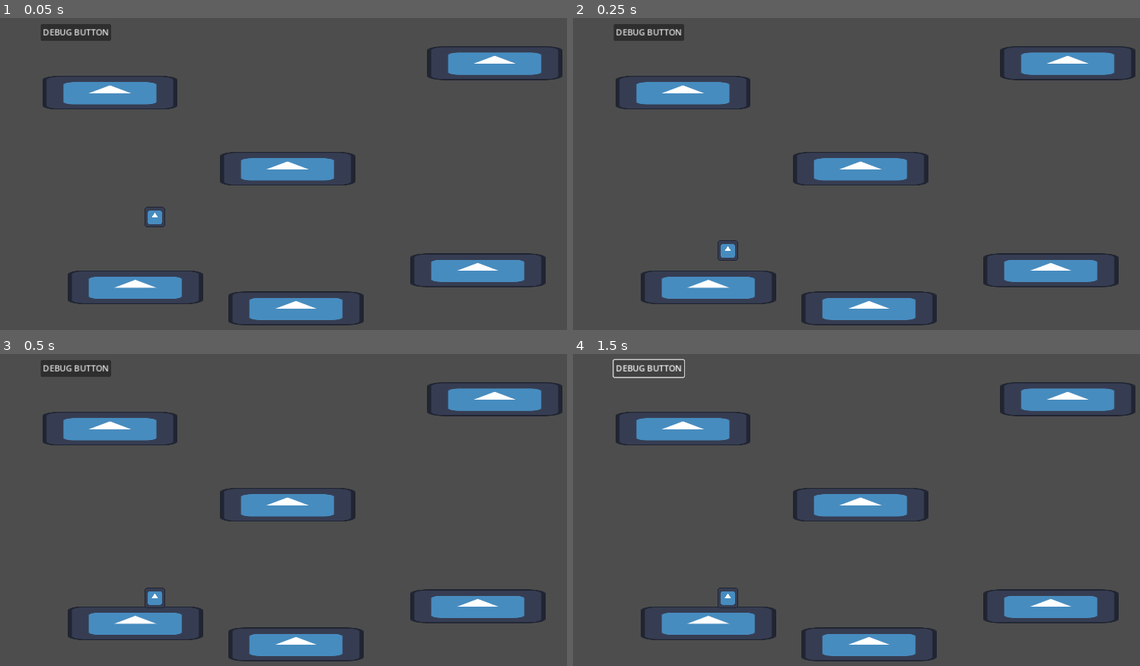
Above: before the commit, frames 1-4 (two rows, left to right).
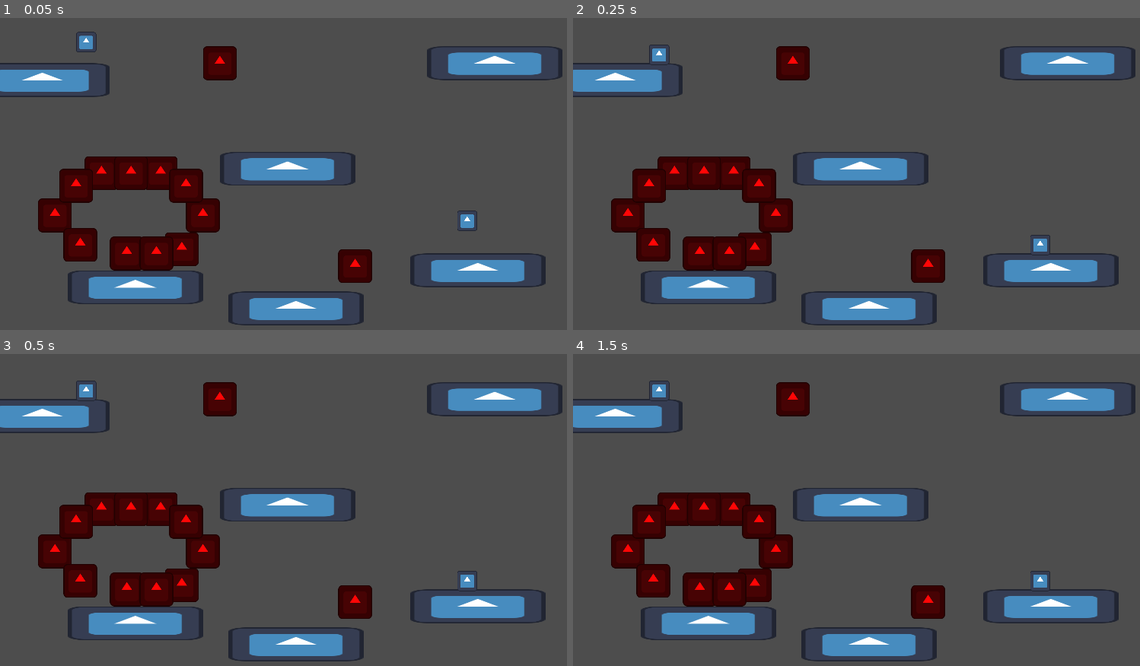
Above: after the commit, the same moments.

Repository: jaymehta-g/tx-jam-2023
Game: Godot game, scene res://game/game.tscn
Two runs of this game, one before a commit and one after it. Both use one fixed random seed, a clock stepped at 60 frames per second and the inputs below. The engine's default icon, where the game draws it, is replaced by a stand-in: a white triangle on a blue panel in a dark square.
Inputs (mouse positions are in pixels of both pictures, inside the frame that each line leads up to):
- Up to frame 1 (0.05 s): no input
- Up to frame 2 (0.25 s): no input
- Up to frame 3 (0.5 s): no input
- Up to frame 4 (1.5 s): click (646, 369) at 0.5 s, where only the run before the commit has a clickable "DEBUG BUTTON"; click (646, 369) at 1.25 s, where only the run before the commit has a clickable "DEBUG BUTTON"

The runs differ from the first frame. In frame 1, 11% of the frame differs, in the area x 0-85%, y 1-85%; in frame 2, 11%; in frame 3, 11%; in frame 4, 11%.

Commit message:
added bouncers to the levels

Diff:
--- /dev/null
+++ b/entity/bouncer/bouncer.gd
@@ -0,0 +1,14 @@
+extends Area2D
+
+@export var strength: float
+var durability = 3
+
+func _on_body_entered(body:Node2D) -> void:
+	if body is PlatformerController:
+		var player := body as PlatformerController
+		var bounce_dir = player.position - position
+		player.bounce(bounce_dir, strength)
+
+		durability -= 1
+		if durability <= 0:
+			queue_free()
--- /dev/null
+++ b/entity/bouncer/bouncer.tscn
@@ -0,0 +1,21 @@
+[gd_scene load_steps=4 format=3 uid="uid://chk8q1f37s86n"]
+
+[ext_resource type="Texture2D" uid="uid://g2wilstv4d8y" path="res://icon.svg" id="1_5xeia"]
+[ext_resource type="Script" path="res://entity/bouncer/bouncer.gd" id="1_bekp5"]
+
+[sub_resource type="CircleShape2D" id="CircleShape2D_ftbg2"]
+radius = 32.0
+
+[node name="Bouncer" type="Area2D"]
+collision_layer = 0
+script = ExtResource("1_bekp5")
+
+[node name="Sprite2D" type="Sprite2D" parent="."]
+modulate = Color(1, 0.0235294, 0.0235294, 1)
+scale = Vector2(0.5, 0.5)
+texture = ExtResource("1_5xeia")
+
+[node name="CollisionShape2D" type="CollisionShape2D" parent="."]
+shape = SubResource("CircleShape2D_ftbg2")
+
+[connection signal="body_entered" from="." to="." method="_on_body_entered"]
--- a/entity/player/input_maps_res.gd
+++ b/entity/player/input_maps_res.gd
@@ -2,6 +2,5 @@
 class_name InputMaps
 
 @export var up: StringName
-@export var down: StringName
 @export var left: StringName
 @export var right: StringName
--- a/entity/player/p1_input_maps.tres
+++ b/entity/player/p1_input_maps.tres
@@ -4,7 +4,6 @@
 
 [resource]
 script = ExtResource("1_nwuq3")
-up = &"ui_up"
-down = &"ui_down"
-left = &"ui_left"
-right = &"ui_right"
+up = &"p2_up"
+left = &"p2_left"
+right = &"p2_right"
--- /dev/null
+++ b/entity/player/p2_input_maps.tres
@@ -0,0 +1,9 @@
+[gd_resource type="Resource" script_class="InputMaps" load_steps=2 format=3 uid="uid://dtthxkh2jghv6"]
+
+[ext_resource type="Script" path="res://entity/player/input_maps_res.gd" id="1_evkc8"]
+
+[resource]
+script = ExtResource("1_evkc8")
+up = &"p1_up"
+left = &"p1_left"
+right = &"p1_right"
--- a/entity/player/platform_controller.gd
+++ b/entity/player/platform_controller.gd
@@ -35,7 +35,6 @@
 
 	if bounced and absf(velocity.x) < stats.move_speed * 0.1: # arbitrary condition
 		bounced = false
-		print_debug("endbounce fx by vx")
 	if bounced:
 		velocity.x -= velocity.x * 0.5 * delta
 	move_and_slide()
--- a/entity/player/player.tscn
+++ b/entity/player/player.tscn
@@ -9,6 +9,7 @@
 size = Vector2(32, 32)
 
 [node name="Player" type="CharacterBody2D"]
+collision_mask = 2
 script = ExtResource("1_30o1a")
 stats = ExtResource("2_mwk7j")
 input_maps = ExtResource("3_2q286")
--- a/game/game.tscn
+++ b/game/game.tscn
@@ -1,8 +1,9 @@
-[gd_scene load_steps=4 format=3 uid="uid://b1tlouttff55g"]
+[gd_scene load_steps=5 format=3 uid="uid://b1tlouttff55g"]
 
 [ext_resource type="Script" path="res://game/game.gd" id="1_b50ab"]
 [ext_resource type="PackedScene" uid="uid://b3lxok7cs0aib" path="res://level/levels/proto level.tscn" id="2_kkwtj"]
 [ext_resource type="PackedScene" uid="uid://xtp5dguaero" path="res://entity/player/player.tscn" id="3_ato3j"]
+[ext_resource type="Resource" uid="uid://dtthxkh2jghv6" path="res://entity/player/p2_input_maps.tres" id="4_ly1pu"]
 
 [node name="Game" type="Node2D"]
 script = ExtResource("1_b50ab")
@@ -10,14 +11,8 @@
 [node name="Level" parent="." instance=ExtResource("2_kkwtj")]
 
 [node name="Player" parent="." instance=ExtResource("3_ato3j")]
-position = Vector2(293, 408)
+position = Vector2(163, 77)
 
-[node name="Button" type="Button" parent="."]
-offset_left = 77.0
-offset_top = 46.0
-offset_right = 210.0
-offset_bottom = 77.0
-text = "DEBUG BUTTON
-"
-
-[connection signal="pressed" from="Button" to="Player" method="debug_button"]
+[node name="Player2" parent="." instance=ExtResource("3_ato3j")]
+position = Vector2(884, 415)
+input_maps = ExtResource("4_ly1pu")
--- a/level/levels/proto level.tscn
+++ b/level/levels/proto level.tscn
@@ -1,6 +1,7 @@
-[gd_scene load_steps=2 format=3 uid="uid://b3lxok7cs0aib"]
+[gd_scene load_steps=3 format=3 uid="uid://b3lxok7cs0aib"]
 
 [ext_resource type="PackedScene" uid="uid://rbhefq5n7iqt" path="res://level/objects/prototyping platform/proto platform.tscn" id="1_0iart"]
+[ext_resource type="PackedScene" uid="uid://chk8q1f37s86n" path="res://entity/bouncer/bouncer.tscn" id="2_xy0it"]
 
 [node name="Level" type="Node2D"]
 
@@ -17,7 +18,59 @@
 position = Vector2(544, 320)
 
 [node name="Platform5" parent="." instance=ExtResource("1_0iart")]
-position = Vector2(208, 176)
+position = Vector2(80, 152)
 
 [node name="Platform6" parent="." instance=ExtResource("1_0iart")]
 position = Vector2(936, 120)
+
+[node name="Bouncer" parent="." instance=ExtResource("2_xy0it")]
+position = Vector2(384, 408)
+strength = 1000.0
+
+[node name="Bouncer4" parent="." instance=ExtResource("2_xy0it")]
+position = Vector2(304, 328)
+strength = 1000.0
+
+[node name="Bouncer5" parent="." instance=ExtResource("2_xy0it")]
+position = Vector2(192, 328)
+strength = 1000.0
+
+[node name="Bouncer6" parent="." instance=ExtResource("2_xy0it")]
+position = Vector2(104, 408)
+strength = 1000.0
+
+[node name="Bouncer7" parent="." instance=ExtResource("2_xy0it")]
+position = Vector2(152, 464)
+strength = 1000.0
+
+[node name="Bouncer8" parent="." instance=ExtResource("2_xy0it")]
+position = Vector2(240, 480)
+strength = 1000.0
+
+[node name="Bouncer9" parent="." instance=ExtResource("2_xy0it")]
+position = Vector2(344, 472)
+strength = 1000.0
+
+[node name="Bouncer10" parent="." instance=ExtResource("2_xy0it")]
+position = Vector2(352, 352)
+strength = 1000.0
+
+[node name="Bouncer11" parent="." instance=ExtResource("2_xy0it")]
+position = Vector2(248, 328)
+strength = 1000.0
+
+[node name="Bouncer12" parent="." instance=ExtResource("2_xy0it")]
+position = Vector2(144, 352)
+strength = 1000.0
+
+[node name="Bouncer13" parent="." instance=ExtResource("2_xy0it")]
+position = Vector2(296, 480)
+strength = 1000.0
+
+[node name="Bouncer2" parent="." instance=ExtResource("2_xy0it")]
+position = Vector2(672, 504)
+strength = 1000.0
+
+[node name="Bouncer3" parent="." instance=ExtResource("2_xy0it")]
+position = Vector2(416, 120)
+strength = 1000.0
--- a/level/objects/prototyping platform/proto platform.tscn
+++ b/level/objects/prototyping platform/proto platform.tscn
@@ -6,6 +6,7 @@
 size = Vector2(256, 64)
 
 [node name="Platform" type="StaticBody2D"]
+collision_layer = 2
 
 [node name="Sprite2D" type="Sprite2D" parent="."]
 scale = Vector2(2, 0.5)
--- a/project.godot
+++ b/project.godot
@@ -19,9 +19,43 @@
 
 window/stretch/mode="canvas_items"
 
+[input]
+
+p1_up={
+"deadzone": 0.5,
+"events": [Object(InputEventKey,"resource_local_to_scene":false,"resource_name":"","device":-1,"window_id":0,"alt_pressed":false,"shift_pressed":false,"ctrl_pressed":false,"meta_pressed":false,"pressed":false,"keycode":0,"physical_keycode":87,"key_label":0,"unicode":119,"echo":false,"script":null)
+]
+}
+p1_left={
+"deadzone": 0.5,
+"events": [Object(InputEventKey,"resource_local_to_scene":false,"resource_name":"","device":-1,"window_id":0,"alt_pressed":false,"shift_pressed":false,"ctrl_pressed":false,"meta_pressed":false,"pressed":false,"keycode":0,"physical_keycode":65,"key_label":0,"unicode":97,"echo":false,"script":null)
+]
+}
+p1_right={
+"deadzone": 0.5,
+"events": [Object(InputEventKey,"resource_local_to_scene":false,"resource_name":"","device":-1,"window_id":0,"alt_pressed":false,"shift_pressed":false,"ctrl_pressed":false,"meta_pressed":false,"pressed":false,"keycode":0,"physical_keycode":68,"key_label":0,"unicode":100,"echo":false,"script":null)
+]
+}
+p2_left={
+"deadzone": 0.5,
+"events": [Object(InputEventKey,"resource_local_to_scene":false,"resource_name":"","device":-1,"window_id":0,"alt_pressed":false,"shift_pressed":false,"ctrl_pressed":false,"meta_pressed":false,"pressed":false,"keycode":0,"physical_keycode":4194319,"key_label":0,"unicode":0,"echo":false,"script":null)
+]
+}
+p2_right={
+"deadzone": 0.5,
+"events": [Object(InputEventKey,"resource_local_to_scene":false,"resource_name":"","device":-1,"window_id":0,"alt_pressed":false,"shift_pressed":false,"ctrl_pressed":false,"meta_pressed":false,"pressed":false,"keycode":0,"physical_keycode":4194321,"key_label":0,"unicode":0,"echo":false,"script":null)
+]
+}
+p2_up={
+"deadzone": 0.5,
+"events": [Object(InputEventKey,"resource_local_to_scene":false,"resource_name":"","device":-1,"window_id":0,"alt_pressed":false,"shift_pressed":false,"ctrl_pressed":false,"meta_pressed":false,"pressed":false,"keycode":0,"physical_keycode":4194320,"key_label":0,"unicode":0,"echo":false,"script":null)
+]
+}
+
 [layer_names]
 
-2d_physics/layer_1="Level"
+2d_physics/layer_1="Player"
+2d_physics/layer_2="Level"
 
 [rendering]
 
Not shown, added: export_presets.cfg
Not shown, changed: .gitignore
